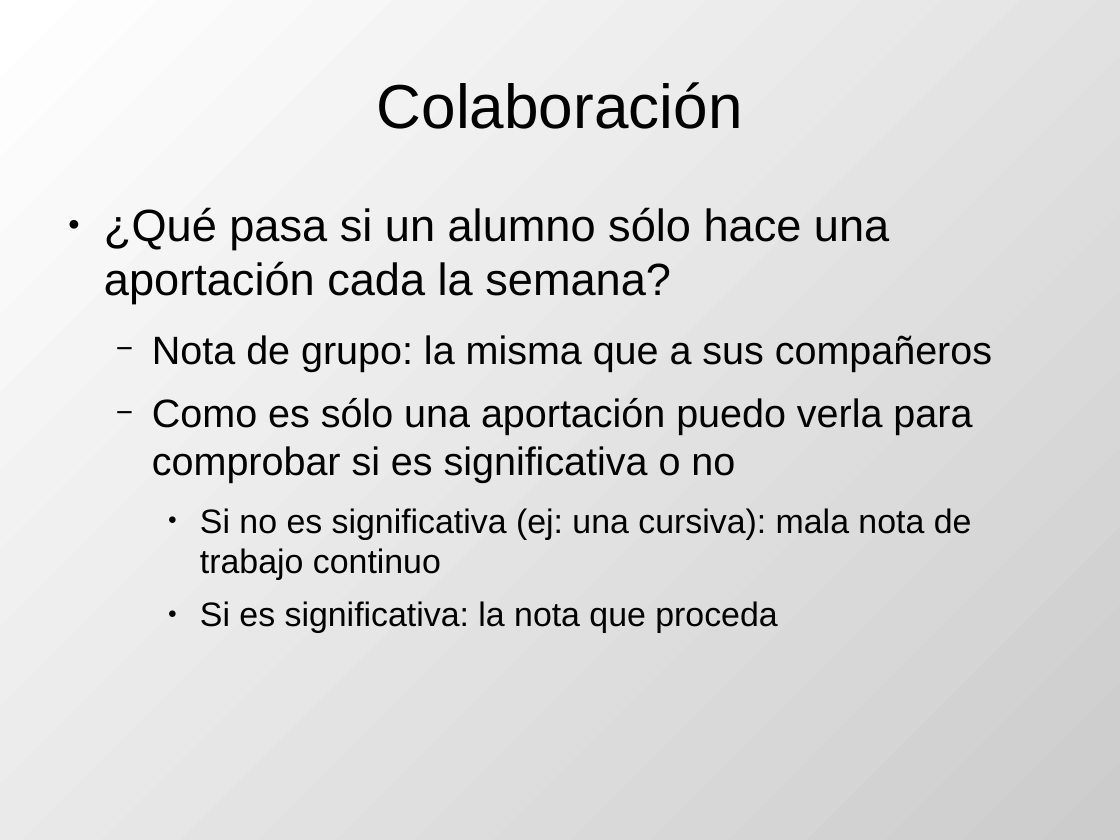
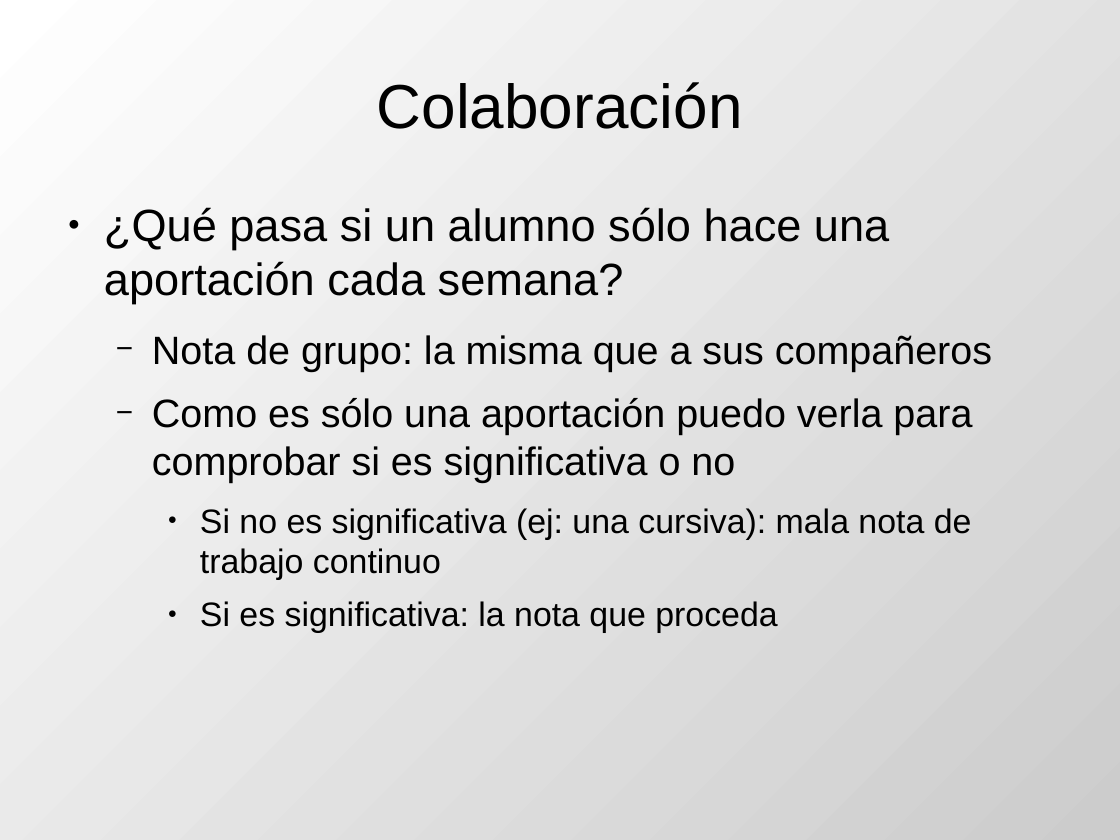
Before and after one commit to DrPantera/wikis4education, a slide deck: slide 36 of uca-2014/tema-5-IntroEvaluacionWikis.odp. Drawn at 1120x840 pixels with LibreOffice and Linux fonts; fonts in the diff are those of the drawing. Boxes give left, top, right and bottom in pixels: in the first picture for what was removed or moved away, otherwise in the second. Text is boxed around its words. In the diff, an @@ line names an element or a change of style, - is before the commit and + after.

Commit message:
errata

```diff
--- a/uca-2014/tema-5-IntroEvaluacionWikis.odp
+++ b/uca-2014/tema-5-IntroEvaluacionWikis.odp
@@ text at box(104, 207, 889, 304): text changed @@
-● ¿Qué pasa si un alumno sólo hace una aportación cada la semana?
+● ¿Qué pasa si un alumno sólo hace una aportación cada semana?
```
